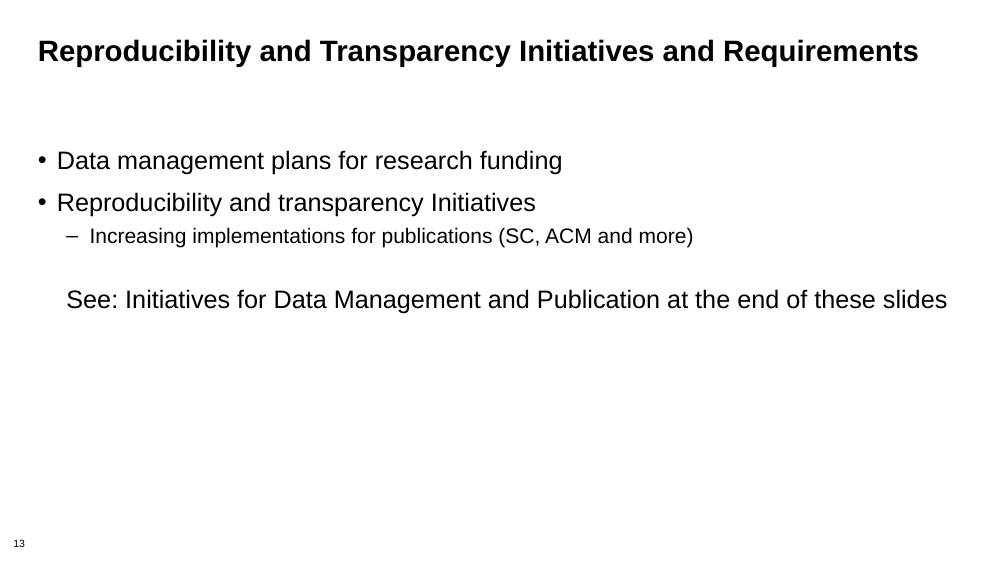
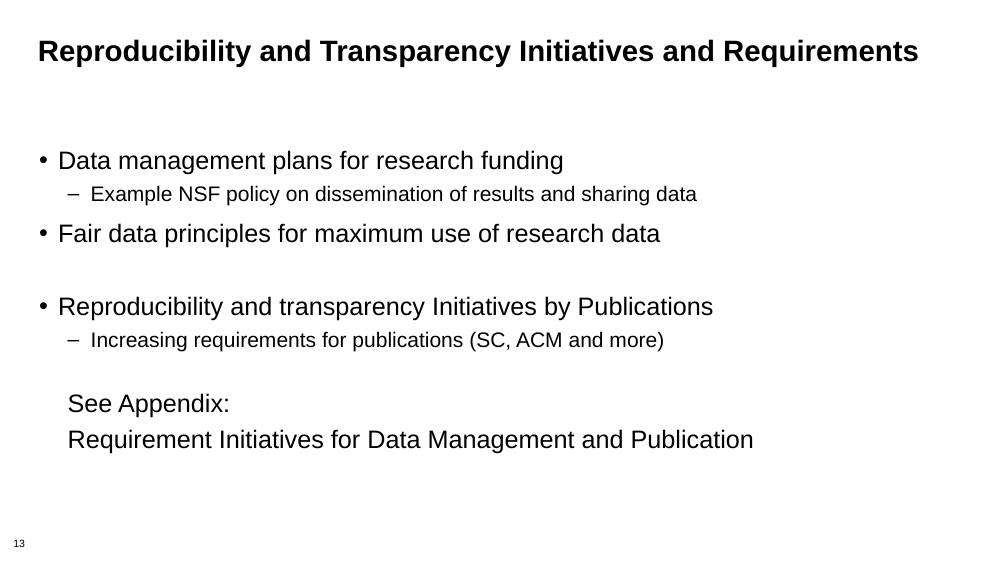
Before and after one commit to bssw-tutorial/presentations, a slide deck: slide 13 of SC20-reproducibility.pptx. Drawn at 1008x567 pixels with LibreOffice and Linux fonts; fonts in the diff are those of the drawing; background and template pictures are left out. Boxes give left, top, right and bottom in pixels: in the first picture for what was removed or moved away, otherwise in the second. Text is boxed around its words. In the diff, an @@ line names an element or a change of style, - is before the commit and + after.

Commit message:
Update SC reproducibility, minor change to git.

```diff
--- a/SC20-reproducibility.pptx
+++ b/SC20-reproducibility.pptx
@@ text at bbox=[58, 185, 754, 454]: text changed @@
-• Reproducibility and transparency Initiatives
-  – Increasing implementations for publications (SC, ACM and more)
-  See: Initiatives for Data Management and Publication at the end of these slides
+  – Example NSF policy on dissemination of results and sharing data
+• Fair data principles for maximum use of research data
+• Reproducibility and transparency Initiatives by Publications
+  – Increasing requirements for publications (SC, ACM and more)
+  See Appendix:
+  Requirement Initiatives for Data Management and Publication
```
Also in this commit, not shown: 5 other slides changed, 1 slide added.
